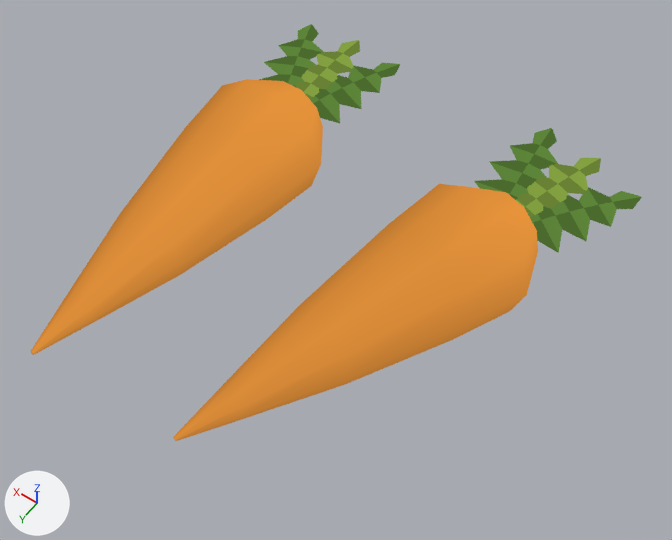
What one commit did to the glTF model art/exports/pile-vegetable-2.gltf.
Both versions are drawn from a 50 mm camera at (-0.442, 0.523, 0.916) aimed at (-0.058, -0.015, 0.071). Every picture has the same lights, and +X, +Y and +Z are marked at lower left. The first picture is the older version. Vertices at exactly the same position are counted once.

In view in the first picture: 'pile-vegetable-2'.
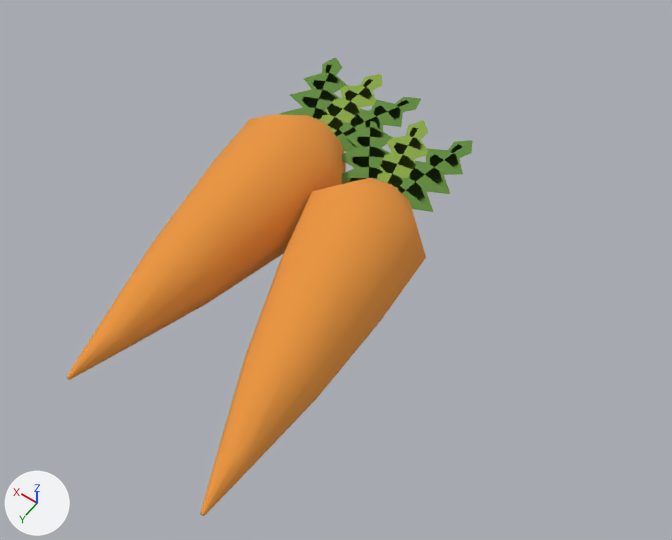
Changed parts and their boxes (x1, y1, x2, y2) in the pictures (672 x 540 px; the box of a moved part takes in the faces that stretch with it):
'pile-vegetable-2', recoloured, reshaped (33% narrower, 10% taller): before (30, 24, 642, 441); after (66, 58, 473, 516)
part 1 of me_pile_vegetable_2, moved or reshaped: before (173, 184, 538, 441); after (200, 178, 426, 516)
part 2 of me_pile_vegetable_2, moved or reshaped: before (530, 187, 642, 253); after (397, 140, 473, 212)
part 3 of me_pile_vegetable_2, moved or reshaped: before (516, 158, 601, 217); after (377, 120, 428, 189)
part 4 of me_pile_vegetable_2, moved or reshaped: before (474, 128, 558, 200); after (342, 110, 393, 184)
part 5 of me_pile_vegetable_2, moved or reshaped: before (30, 79, 323, 355); after (66, 114, 346, 380)
part 6 of me_pile_vegetable_2, moved or reshaped: before (311, 63, 400, 123); after (334, 97, 421, 152)
part 7 of me_pile_vegetable_2, moved or reshaped: before (296, 40, 360, 100); after (319, 74, 382, 133)
part 8 of me_pile_vegetable_2, moved or reshaped: before (259, 24, 324, 87); after (280, 58, 348, 120)
part 9 of me_pile_vegetable_2, recoloured: before (296, 40, 601, 217); after (319, 74, 428, 189)
part 10 of me_pile_vegetable_2, recoloured: before (30, 79, 538, 441); after (66, 114, 426, 516)
part 11 of me_pile_vegetable_2, recoloured: before (259, 24, 642, 253); after (280, 58, 473, 212)

Patch to the scene script:
```diff
--- a/art/exports/pile-vegetable-2.gltf.py
+++ b/art/exports/pile-vegetable-2.gltf.py
@@ mat_mattepalettealbedo @@
+mat_mattepalettealbedo = bpy.data.materials.new('MattePaletteAlbedo')
+mat_mattepalettealbedo.use_nodes = True; mat_mattepalettealbedo.node_tree.nodes.clear()
+_N = mat_mattepalettealbedo.node_tree.nodes; _L = mat_mattepalettealbedo.node_tree.links
+n0 = _N.new('ShaderNodeBsdfPrincipled'); n0.name = 'Principled BSDF'
+n0.inputs[2].default_value = 1.0  # 'Roughness'
+n1 = _N.new('ShaderNodeOutputMaterial'); n1.name = 'Material Output'
+n2 = _N.new('ShaderNodeVertexColor'); n2.name = 'Color Attribute'
+_L.new(n0.outputs[0], n1.inputs[0])  # 'BSDF' to 'Surface'
+_L.new(n2.outputs[0], n0.inputs[0])  # 'Color' to 'Base Color'
@@ me_pile_vegetable_2 @@
-me_pile_vegetable_2.from_pydata(...)  # 390 vertices, 904 faces; spans x -0.302..0.22, y -0.339..0.27, z 0.0..0.162
-me_pile_vegetable_2.materials.append(mat_bakedpalette)
+me_pile_vegetable_2.from_pydata(...)  # 390 vertices, 904 faces; spans x -0.141..0.158, y -0.304..0.302, z 0.0..0.152
+# me_pile_vegetable_2 part 1: the loose piece of 60 vertices spanning x -0.256..-0.054, y -0.196..0.259, z 0.0..0.162 is turned 28 degrees about the z axis through its middle and scaled by 0.94, then moved by (0.044, 0.038, -0.005)
+# me_pile_vegetable_2 part 2: the loose piece of 45 vertices spanning x -0.302..-0.148, y -0.295..-0.105, z 0.065..0.105 is turned 28 degrees about the z axis through its middle and scaled by 0.94, then moved by (0.159, 0.046, -0.005)
+# me_pile_vegetable_2 part 3: the loose piece of 45 vertices spanning x -0.25..-0.146, y -0.325..-0.093, z 0.065..0.105 is turned 28 degrees about the z axis through its middle and scaled by 0.94, then moved by (0.158, 0.06, -0.005)
+# me_pile_vegetable_2 part 4: the loose piece of 45 vertices spanning x -0.219..-0.125, y -0.337..-0.096, z 0.065..0.105 is turned 28 degrees about the z axis through its middle and scaled by 0.94, then moved by (0.157, 0.072, -0.005)
+# me_pile_vegetable_2 part 5: the loose piece of 60 vertices spanning x 0.05..0.22, y -0.19..0.27, z 0.0..0.162 is turned -1 degrees about the z axis through its middle and scaled by 0.94, then moved by (-0.054, 0.012, -0.005)
+# me_pile_vegetable_2 part 6: the loose piece of 45 vertices spanning x 0.052..0.164, y -0.33..-0.105, z 0.065..0.105 is turned -1 degrees about the z axis through its middle and scaled by 0.94, then moved by (-0.057, 0.028, -0.005)
+# me_pile_vegetable_2 part 7: the loose piece of 45 vertices spanning x 0.087..0.183, y -0.339..-0.097, z 0.065..0.105 is turned -1 degrees about the z axis through its middle and scaled by 0.94, then moved by (-0.059, 0.028, -0.005)
+# me_pile_vegetable_2 part 8: the loose piece of 45 vertices spanning x 0.106..0.218, y -0.33..-0.105, z 0.065..0.105 is turned -1 degrees about the z axis through its middle and scaled by 0.94, then moved by (-0.06, 0.027, -0.005)
+# me_pile_vegetable_2 part 9: 224 faces centred in x -0.238..0.157, y -0.333..-0.097, z 0.067..0.104 are repainted in the vertex colours; the middle colour goes from green #728c39 to green #89a844
+# me_pile_vegetable_2 part 10: 232 faces centred in x -0.244..0.211, y -0.194..0.27, z 0.003..0.158 are repainted in the vertex colours; the middle colour goes from orange #b6742f to orange #e9953c
+# me_pile_vegetable_2 part 11: 448 faces centred in x -0.302..0.211, y -0.331..-0.101, z 0.067..0.104 are repainted in the vertex colours; the middle colour goes from dark green #517432 to green #618b3c
+me_pile_vegetable_2.materials.append(mat_mattepalettealbedo)
```
